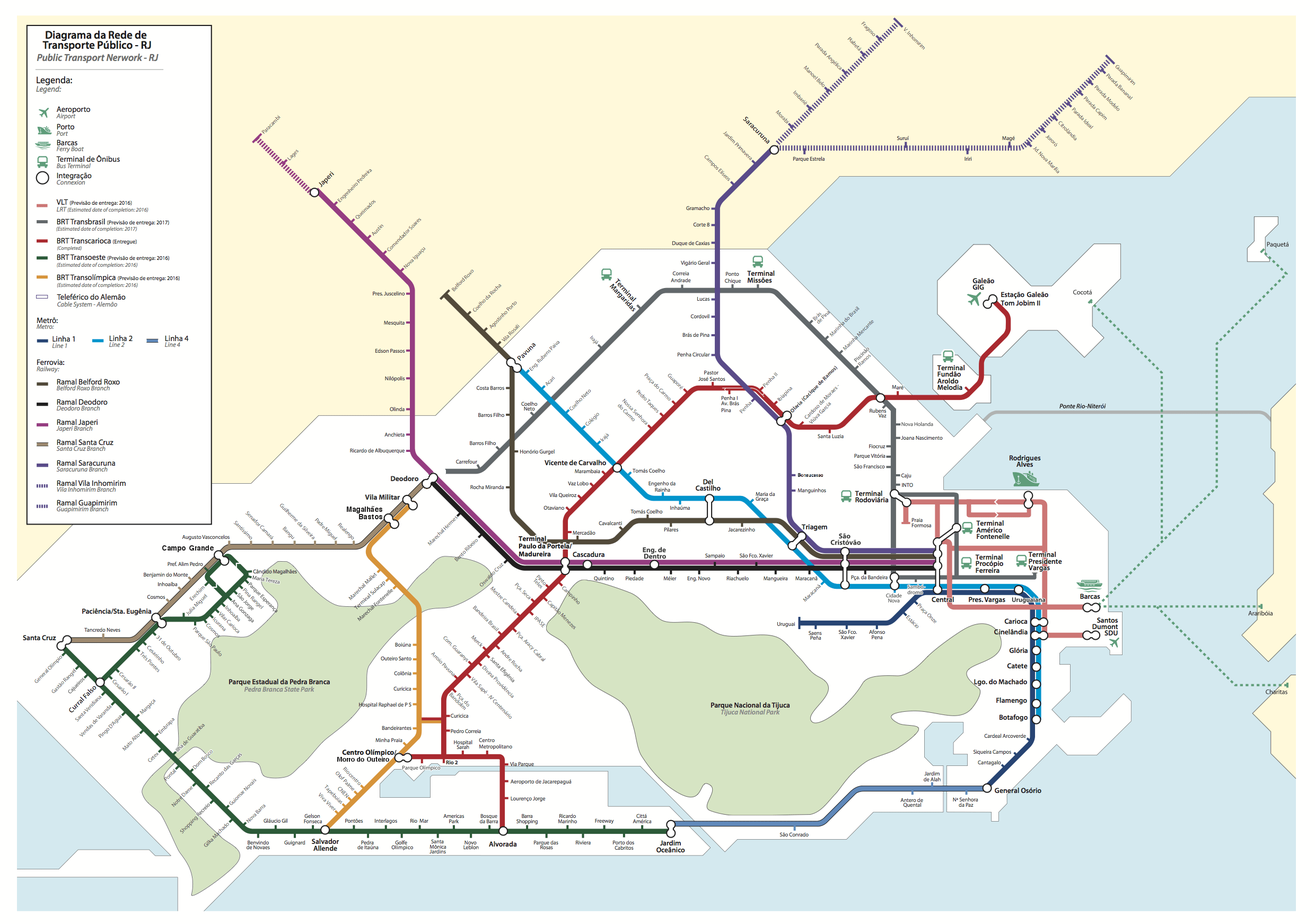
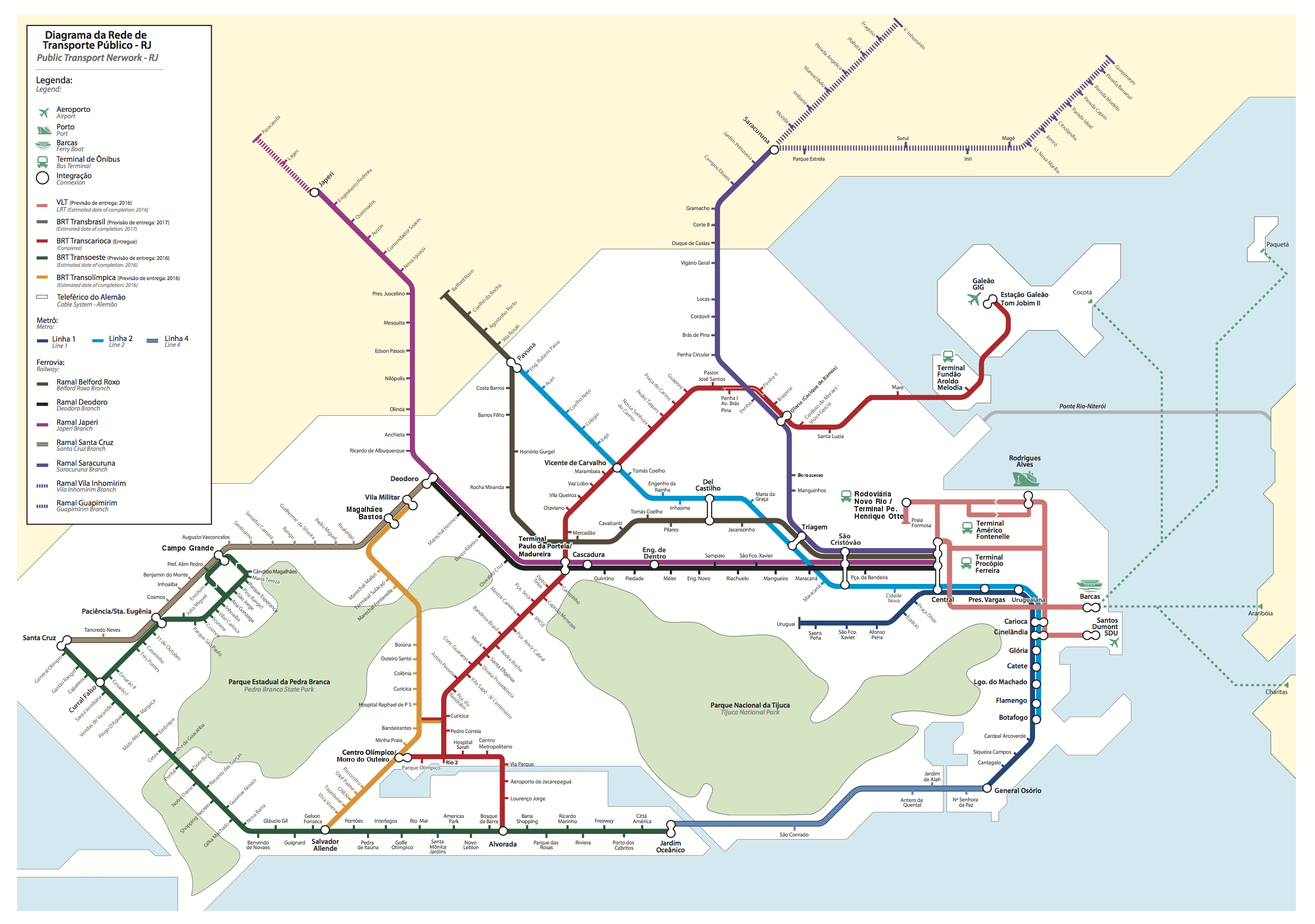
Layered file, before and after one edit (1315px x 924px). Changes by layer:
added layer "Rodoviária ..." above "Transbrasil" over [854, 490, 904, 521]
showed "Transbrasil", painted on it over [445, 255, 1063, 596]
